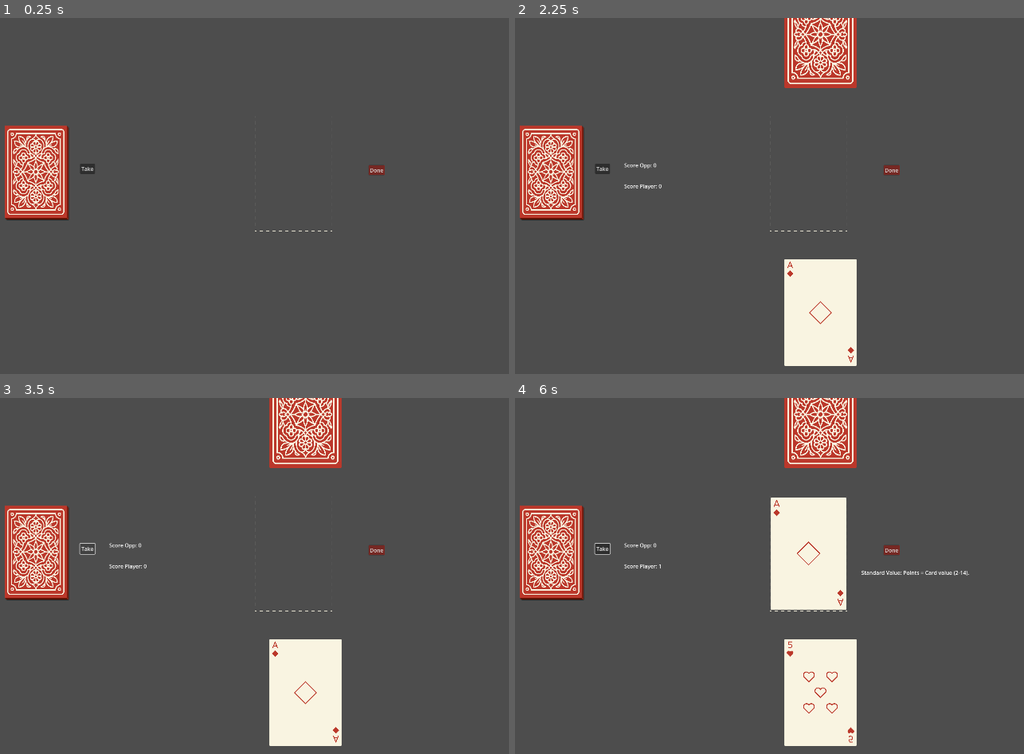
Above: before the commit, frames 1-4 (two rows, left to right).
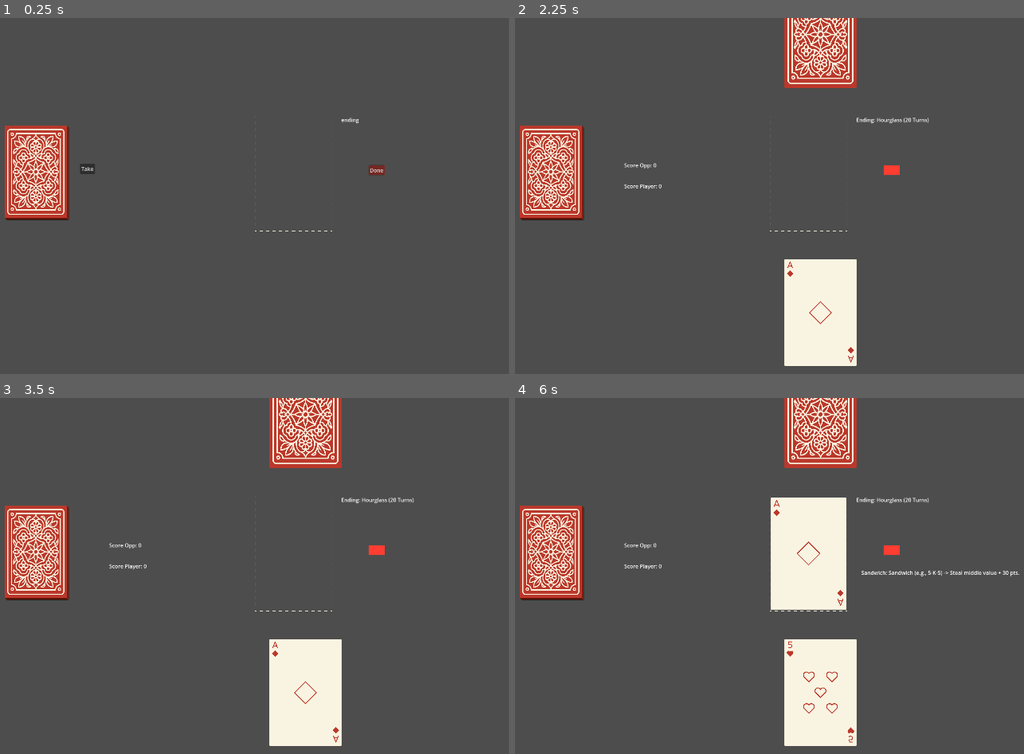
Above: after the commit, the same moments.

Repository: alicegrama/godot-card-game
Game: Godot game, scene res://Scenes/main.tscn
The game is run twice, just before and just after one commit, with the same random seed, the same clock (stepped at 60 frames per second) and the same inputs.
Inputs (mouse positions are in pixels of both pictures, inside the frame that each line leads up to):
- Up to frame 1 (0.25 s): no input
- Up to frame 2 (2.25 s): click "Done" at 0.5 s; click "Done" at 1.25 s; click "POINTS" at 2 s
- Up to frame 3 (3.5 s): click (86, 547) at 2.75 s, where only the run before the commit has a clickable "Take"
- Up to frame 4 (6 s): click (601, 547) at 3.5 s, where only the run before the commit has a clickable "Take"; click (891, 551) at 4.25 s, where only the run before the commit has a clickable "Done"; click (601, 547) at 5 s, where only the run before the commit has a clickable "Take"; tap Enter at 5.75 s; drag from (820, 693) to (820, 415) at 5.77 s

The runs differ from the first frame. In frame 1, less than 0.1% of the frame differs, in the area x 67-71%, y 27-30%; in frame 2, 0.3%; in frame 3, 0.2%; in frame 4, 0.5%, in the area x 15-100%, y 27-51%.

Commit message:
full santi game

Diff:
--- a/Scenes/main.gd
+++ b/Scenes/main.gd
@@ -40,6 +40,7 @@
 var opponentscore = 0
 
 var pointrules = [[0]]
+# 0 normal values
 # 1 sandwich
 # 2 chain
 # 3 sequence
@@ -55,8 +56,9 @@
 # 13 minefield
 # 14 eclips
 # 15 gamble
-# 0 normal values
-
+# 16 colors
+
+var ending = 0
 var history = []
 
 func get_color(suit):
@@ -237,6 +239,8 @@
 	else:
 		cardmanager.draw_deck(opponenthand)
 		history.append([card.suit, card.number])
+		#special rules
+		special_rules(opponenthand)
 		opponentscore += pointscore()
 		$OpScore.text = "Score Opp: %d" % [opponentscore]
 
@@ -301,6 +305,10 @@
 		opponentsetup()
 
 func _on_turn_finished():
+	if state == "points" and checkend():
+		print("done")
+		state = "done"
+		return
 	if turn == 0:
 		if state == "points":
 			#make rules and points for players turn
@@ -311,6 +319,7 @@
 				prob = 0.2
 			generate_rule(prob)
 			#calculate new score
+			special_rules(playerhand)
 			playerscore += pointscore()
 			$PlayScore.text = "Score Player: %d" % [playerscore]
 		opponent_turn()
@@ -403,6 +412,9 @@
 	$Points.visible = false
 	$OpScore.visible = true
 	$PlayScore.visible = true
+	$Button.visible = false
+	$Take.visible = false
+	initial_rules()
 	player_turn()
 
 func add_rule(suit, number, rule):
@@ -480,6 +492,21 @@
 	state = "done"
 
 #EVERYTHING EXTRA FOR THE POINTGAME
+
+func initial_rules():
+	"""decide the initial rules of the points game"""
+	#decide ending
+	ending = randi() % 4
+	if ending == 0:
+		$Ending.text = "Ending: Race to 200 pts"
+	if ending == 1:
+		$Ending.text = "Ending: Hourglass (20 Turns)"
+	if ending == 2:
+		$Ending.text = "Ending: The Beast (3 Sixes on table)"
+	if ending == 3:
+		$Ending.text = "Ending: Panic Button (Play Q after turn 10)"
+
+	pointrules = [[[0], [11, ["h", "c", "d", "s"].pick_random()], [16], [8], [9], [13, 8, 6, 10], [3], [1], [2]].pick_random()]
 
 func check_rule_decay():
 	var nrules = len(pointrules)
@@ -575,7 +602,7 @@
 		probs.append(30)
 	if [13] not in pointrules:
 		var mine_val = randi() % 13 +1
-		var offset = randi() % 4
+		var offset = randi() % 4 + 1
 		var start = mine_val - offset
 		var end = mine_val + offset
 		if start < 2:
@@ -647,7 +674,7 @@
 			textrules += "\n Universal Balance: There is a HIDDEN card that is God (+100 pts) and another Devil (-100 pts)."
 			score += yingyang_rule(i[1], i[2], i[3], i[4])
 		if i[0] == 13:
-			textrules += "\n Range $d-%d gives +20 pts... But there is a MINE!" % [i[2],i[3]]
+			textrules += "\n Range: %d - %d gives +20 pts... But there is a MINE!" % [i[2],i[3]]
 			score += minefield_rule(i[1], i[2], i[3])
 		if i[0] == 14:
 			textrules += "\n SOLAR ECLIPSE! The hierarchy is inverted: 2 is the strongest (Ace), Ace is the weakest (2)."
@@ -655,6 +682,9 @@
 		if i[0] == 15:
 			textrules += "\n Gambling:Face cards +15, Low cards -10."
 			score += gamble_rule()
+		if i[0] == 16:
+			textrules += "\n Chromatic Flow:Same color +5. Different -5."
+			score += colors_rule()
 	$Rules.text = textrules
 	return score
 
@@ -742,3 +772,30 @@
 	if history[-1][1] < 6:
 		return -10
 	return 0
+
+func colors_rule():
+	if len(history) >= 2 and get_color(history[-1][0]) == get_color(history[-2][0]):
+		return 5
+	return -5
+
+func checkend():
+	"""checks the end for points game"""
+	if ending == 0 and (playerscore > 200 or opponentscore > 200):
+		return true
+	if ending == 1 and  round > 20:
+		return true
+	if ending == 2 and len(history.filter(func(arr): return arr.size() > 0 and arr[1])) == 6:
+		return true
+	if ending == 3 and len(history) > 10 and history[-1][1] == 12:
+		return true
+	return false
+
+func special_rules(hand):
+	for i in pointrules:
+		if history[-1][1] == 7 and i[0] == 4:
+			if hand.hand:
+				cardmanager.place_card(hand.hand.pick_random(), hand)
+		if history[-1][1] == 2 and i[0] == 6:
+			cardmanager.draw_deck(hand)
+		if history[-1][1] == 11 and i[0] == 5:
+			cardmanager.swap()
--- a/Scenes/main.tscn
+++ b/Scenes/main.tscn
@@ -166,6 +166,14 @@
 offset_right = 1126.0
 offset_bottom = 539.0
 
+[node name="Ending" type="Label" parent="."]
+offset_left = 1068.0
+offset_top = 296.0
+offset_right = 1121.0
+offset_bottom = 345.0
+text = "ending
+"
+
 [connection signal="pressed" from="Button" to="." method="_on_button_pressed"]
 [connection signal="pressed" from="Uno" to="." method="_on_uno_pressed"]
 [connection signal="pressed" from="Points" to="." method="_on_points_pressed"]
--- a/Scripts/CardManager.gd
+++ b/Scripts/CardManager.gd
@@ -213,3 +213,15 @@
 	$"..".add_rule($"../CardSlot".card.suit, $"../CardSlot".card.number, 6)
 	$"..".toggle_actions(false)
 	$"..".turn_finished.emit()
+
+func swap():
+	"""swaps the cards between hands"""
+	var swap = player_hand_reference.hand
+	player_hand_reference.hand = opponent_hand_reference.hand
+	opponent_hand_reference.hand = swap
+	opponent_hand_reference.update_hand_positions(0.1)
+	for i in opponent_hand_reference.hand:
+		i.toggle()
+	player_hand_reference.update_hand_positions(0.1)
+	for i in player_hand_reference.hand:
+		i.toggle()
